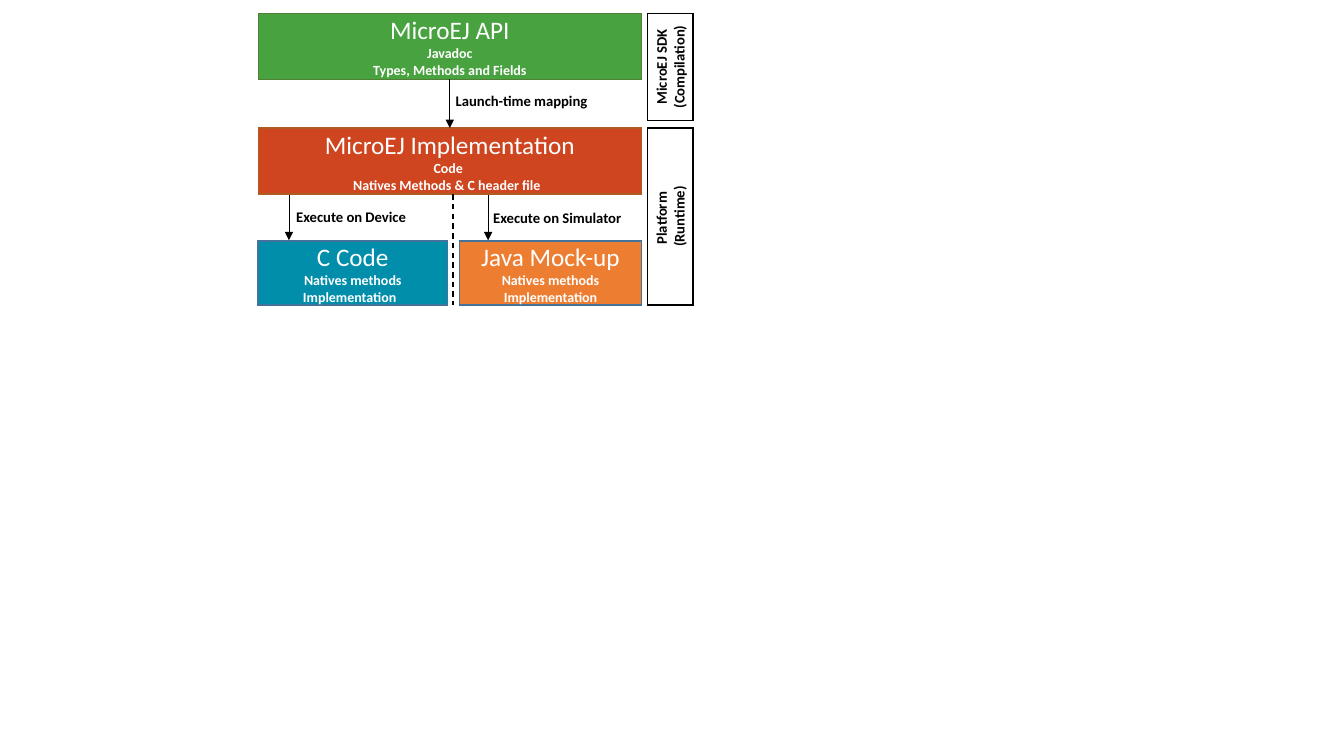
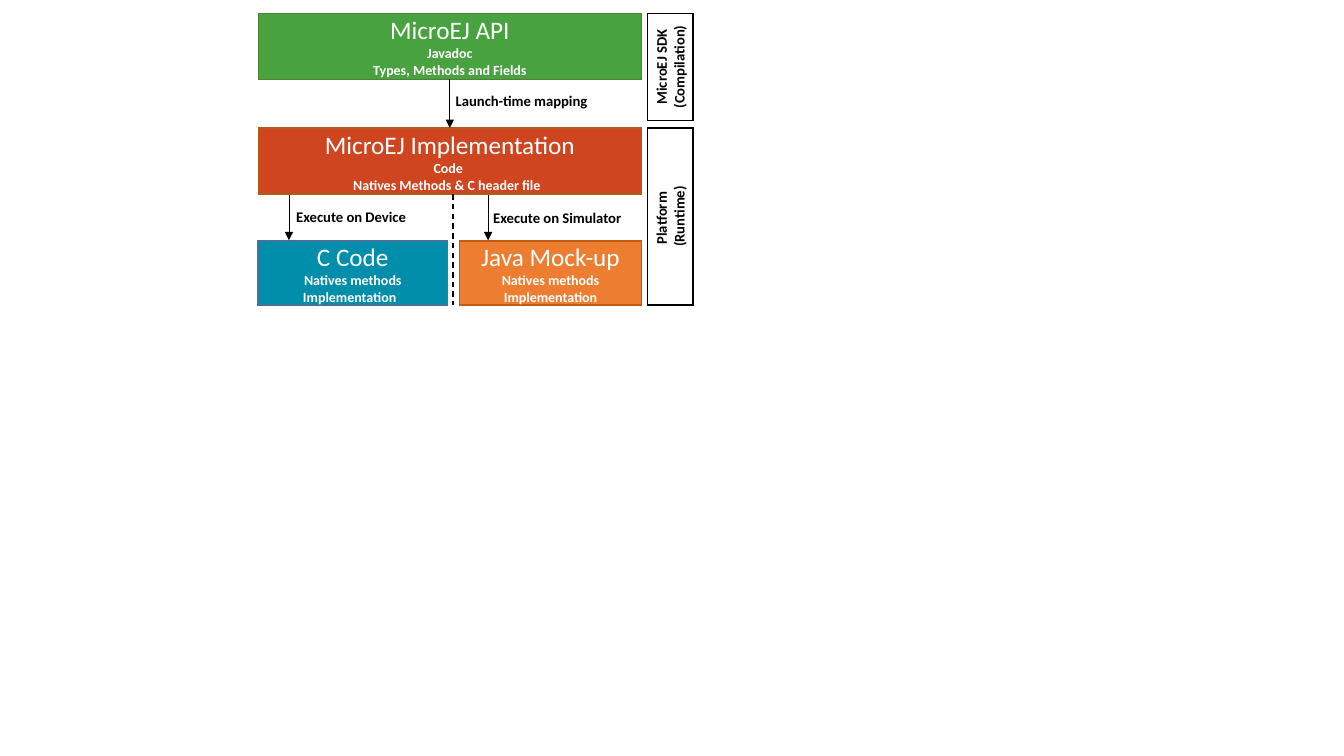
Before and after one commit to MicroEJ/How-To, a slide deck: slide 1 of FoundationLibrary-Get-Started/overview.pptx. Drawn at 1344x756 pixels with LibreOffice and Linux fonts; fonts in the diff are those of the drawing. Boxes give left, top, right and bottom in pixels: in the first picture for what was removed or moved away, otherwise in the second. Text is boxed around its words. In the diff, an @@ line names an element or a change of style, - is before the commit and + after.

```diff
--- a/FoundationLibrary-Get-Started/overview.pptx
+++ b/FoundationLibrary-Get-Started/overview.pptx
@@ rectangle "Java Mock-up" at <box>460,241,641,306</box>: outline #43739E 1 pt to #C55A11 1 pt @@
```
Also in this commit, not shown: 1 other file.
